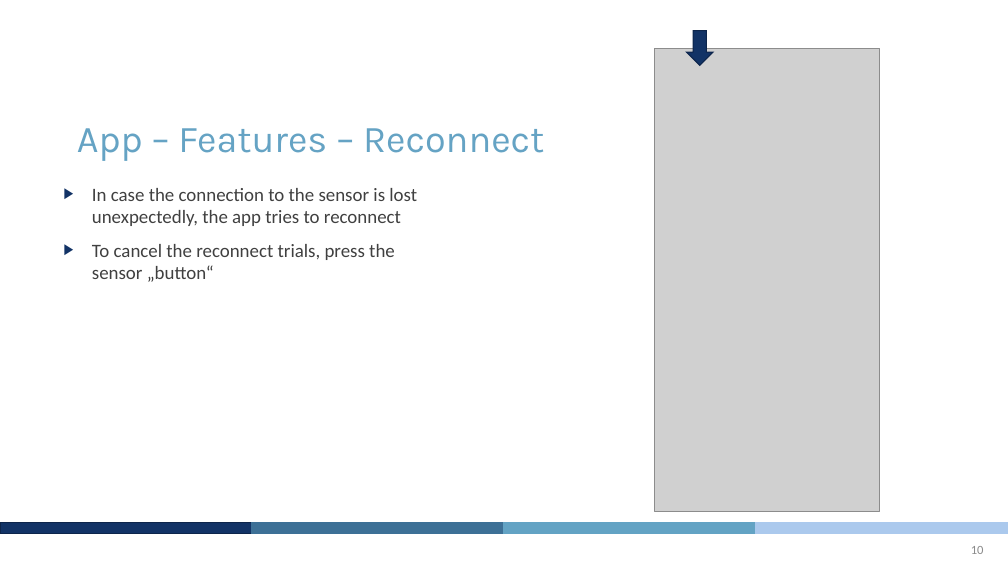
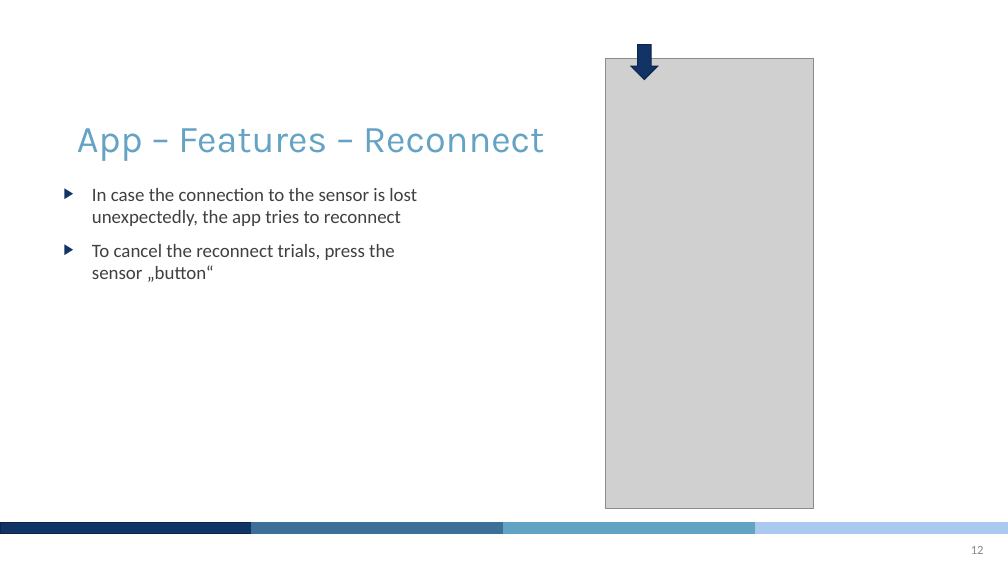
Before and after one commit to DE4L-Project/de4l-sensor-android-app, a slide deck: slide 12 of documentation/quickstart-airbeam2-de4l-app.pptx (slide 10 before the commit). Drawn at 1008x567 pixels with LibreOffice and Linux fonts; fonts in the diff are those of the drawing; grey boxes stand for pictures; background and template pictures are left out. Boxes give left, top, right and bottom in pixels: in the first picture for what was removed or moved away, otherwise in the second. Text is boxed around its words. In the diff, an @@ line names an element or a change of style, - is before the commit and + after.

```diff
--- a/documentation/quickstart-airbeam2-de4l-app.pptx
+++ b/documentation/quickstart-airbeam2-de4l-app.pptx
@@ picture: place and size @@
-picture at box(655, 48, 880, 511)
+picture at box(606, 58, 814, 509)
@@ down arrow: place and size @@
-down arrow at box(687, 30, 713, 65)
+down arrow at box(631, 45, 658, 79)
@@ page number at box(971, 546, 984, 554): text changed @@
-10
+12
```
Also in this commit, not shown: 8 other slides changed, 2 slides added, 30 other files.
